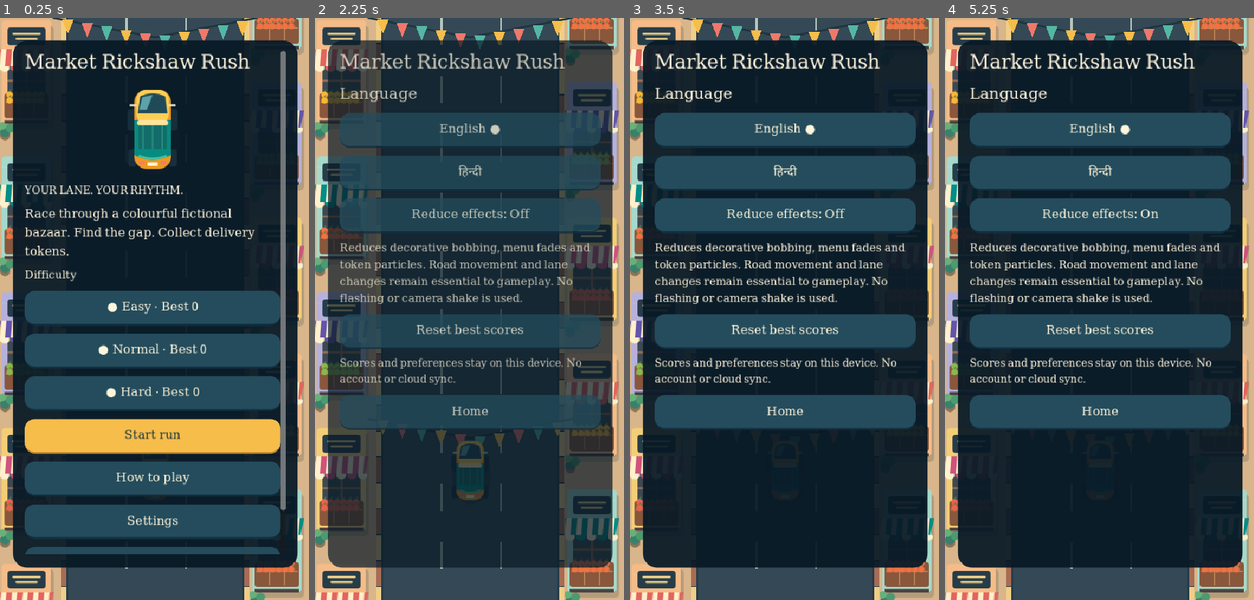
Above: before the commit, frames 1-4 (left to right).
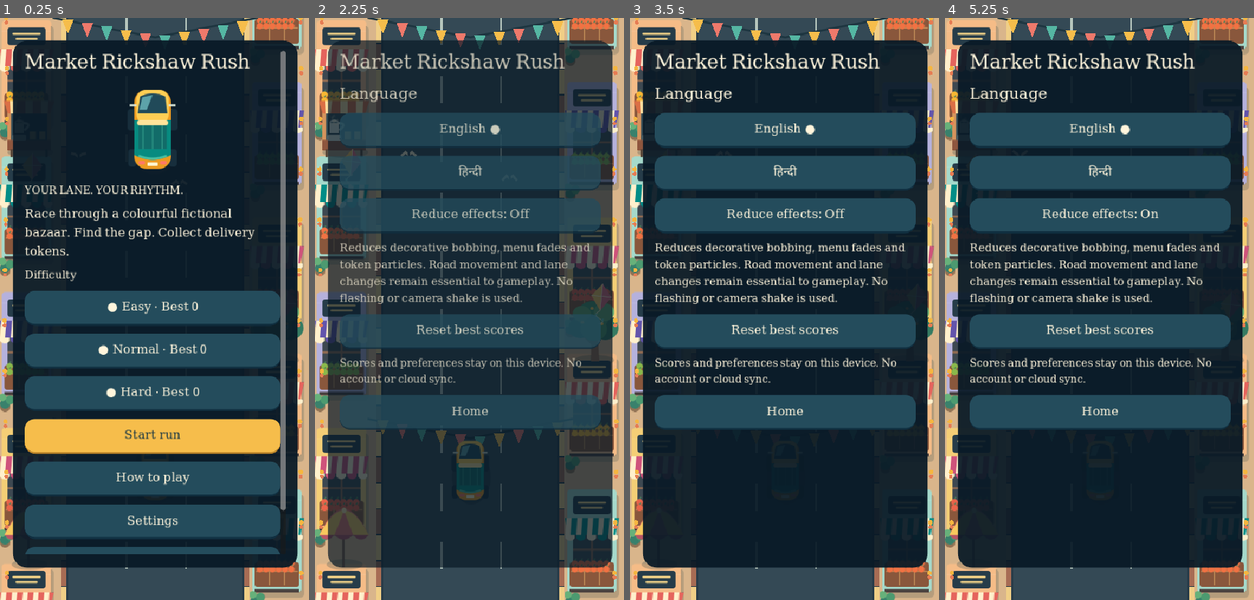
Above: after the commit, the same moments.

Repository: yogeshaneja/market-rickshaw-rush-godo
Game: Godot game, scene res://scenes/main.tscn
Same seed, same stepped clock (60 frames per second), same inputs: the game is played once before the commit and once after it.
Inputs:
- Up to frame 1 (0.25 s): no input
- Up to frame 2 (2.25 s): click "How to play" at 0.5 s; click "Home" at 1.25 s; click "Settings" at 2 s
- Up to frame 3 (3.5 s): click "English ●" at 2.75 s
- Up to frame 4 (5.25 s): click "हिन्दी" at 3.5 s; click "English" at 4.25 s; click "Reduce effects: Off" at 5 s

The runs differ from the first frame. In frame 1, 0.7% of the frame differs, in the area x 0-99%, y 0-97%; in frame 2, 1.7%; in frame 3, 0.7%; in frame 4, 0.7%.

Commit message:
Add market life, flying kites and birds with reduced-motion support [skip ci]

Diff:
--- /dev/null
+++ b/assets/art/kite.svg
@@ -0,0 +1 @@
+<svg xmlns="http://www.w3.org/2000/svg" width="56" height="96" viewBox="0 0 56 96"><path d="M28 3L51 32 28 65 5 32Z" fill="#e5687c"/><path d="M28 3v62L5 32z" fill="#fac459"/><path d="M5 32h46M28 3v62" stroke="#fff0cc" stroke-width="1.5"/><path d="M28 65q-16 10 0 18t0 12" fill="none" stroke="#fff0cc" stroke-width="1.5"/><path d="M24 74l-7-3v8zM31 85l7-3v8z" fill="#66c6b4"/></svg>
--- /dev/null
+++ b/assets/art/tea-stall.svg
@@ -0,0 +1 @@
+<svg xmlns="http://www.w3.org/2000/svg" width="88" height="110" viewBox="0 0 88 110"><ellipse cx="46" cy="98" rx="38" ry="9" fill="#243b43" opacity=".25"/><path d="M8 20h72v73H8z" fill="#d4945d"/><path d="M14 34h60v45H14z" fill="#344c56"/><path d="M2 14h84l-7 21H9z" fill="#db6f45"/><path d="M12 14h12l-2 21H13zM38 14h12v21H38zM64 14h12l-1 21H64z" fill="#ffe0a0"/><path d="M8 78h72v17H8z" fill="#8e563e"/><rect x="17" y="69" width="22" height="10" rx="2" fill="#dbe5da"/><path d="M20 67V48q8-7 15 0v19z" fill="#dbe5da"/><path d="M35 50q15 1 1 12" fill="none" stroke="#dbe5da" stroke-width="4"/><path d="M22 49h11" stroke="#56767b" stroke-width="2"/><path d="M45 64h10v13H45zM61 64h10v13H61z" fill="#f2c37a"/><path d="M15 93v13M73 93v13" stroke="#554335" stroke-width="4"/></svg>
--- /dev/null
+++ b/assets/art/tree.svg
@@ -0,0 +1 @@
+<svg xmlns="http://www.w3.org/2000/svg" width="88" height="126" viewBox="0 0 88 126"><ellipse cx="45" cy="114" rx="33" ry="10" fill="#183e41" opacity=".24"/><path d="M39 116l2-68h9l3 68z" fill="#9d6e4c"/><path d="M44 85L24 63M47 77l19-22" stroke="#9d6e4c" stroke-width="6"/><circle cx="22" cy="53" r="20" fill="#357b62"/><circle cx="63" cy="54" r="22" fill="#357b62"/><circle cx="43" cy="30" r="27" fill="#45976c"/><circle cx="24" cy="27" r="15" fill="#65ae73"/><circle cx="61" cy="24" r="17" fill="#65ae73"/><circle cx="44" cy="56" r="22" fill="#4e9e6b"/><circle cx="25" cy="43" r="3" fill="#f8ca58"/><circle cx="57" cy="46" r="3" fill="#f8ca58"/><circle cx="41" cy="17" r="3" fill="#f8ca58"/></svg>
--- /dev/null
+++ b/assets/art/umbrella.svg
@@ -0,0 +1 @@
+<svg xmlns="http://www.w3.org/2000/svg" width="88" height="98" viewBox="0 0 88 98"><ellipse cx="45" cy="85" rx="30" ry="8" fill="#1e3d46" opacity=".25"/><path d="M43 40v49" stroke="#825b44" stroke-width="4"/><path d="M3 42Q43-34 85 42Z" fill="#ea7970"/><path d="M3 42Q25 5 44 6L28 42Z" fill="#f7c85d"/><path d="M44 6q20 0 41 36H59Z" fill="#f7c85d"/><path d="M3 42q12 13 25 0 15 13 31 0 13 13 26 0" fill="#b85565"/><circle cx="44" cy="6" r="4" fill="#ffe6ab"/></svg>
--- a/docs/asset-provenance.json
+++ b/docs/asset-provenance.json
@@ -10,12 +10,17 @@
       "assets/art/stall-0.svg",
       "assets/art/stall-1.svg",
       "assets/art/stall-2.svg",
-      "assets/art/stall-3.svg"
+      "assets/art/stall-3.svg",
+      "scripts/market_life.gd",
+      "assets/art/tea-stall.svg",
+      "assets/art/tree.svg",
+      "assets/art/umbrella.svg",
+      "assets/art/kite.svg"
     ],
     "thirdPartyCharacters": false,
     "downloadedArt": false,
     "audio": "none; silent prototype",
-    "description": "Original vector illustrations: four mark …(113 unchanged characters)… l image downloads or branded characters."
+    "description": "Original vector illustrations: four mark …(113 unchanged characters)… l image downloads or branded characters. Additional original tea stall, tree, umbrella and kite illustrations, native drawn birds, garlands, steam and dust. Flying objects are decorative only."
   },
   "font": {
     "file": "assets/fonts/NotoSansDevanagari-Regular.ttf",
--- a/scripts/main.gd
+++ b/scripts/main.gd
@@ -1,4 +1,6 @@
 extends Node2D
+const MarketLife = preload("res://scripts/market_life.gd")
+var market_life = MarketLife.new()
 const Sim = preload("res://scripts/runner_sim.gd")
 const Save = preload("res://scripts/save_service.gd")
 const StoreLink = preload("res://scripts/store_link.gd")
@@ -98,8 +100,10 @@
  if is_instance_valid(countdown_label): countdown_label.text = "%s\n%d" % [word("countdown"),ceili(sim.countdown)] if sim.state == "countdown" else ""
 
 func _process(delta: float) -> void:
- effects_time += delta
- particle_time = maxf(0.0,particle_time - delta)
+ # Freeze ambient motion on pause, countdown and results, including coin bursts.
+ if not preferences.reduce_effects and (page == "home" or (page == "game" and sim.state == "running")):
+  effects_time += delta
+  particle_time = maxf(0.0,particle_time - delta)
  queue_redraw()
 
 func _clear_ui() -> void:
@@ -298,6 +302,7 @@
 
 func start_run() -> void:
  sim.begin(level,seed_value)
+ particle_time = 0.0
  reset_pending = false
  show_page("game")
 
@@ -326,6 +331,7 @@
   var y := float(i*210)+fmod(travel,210.0)
   draw_stall(Vector2(-1,y),i)
   draw_stall(Vector2(386,y+95),i+2)
+ market_life.draw_market(self,effects_time,travel,preferences.reduce_effects)
  # Overhead strings and pennants move with the road, kept above the collision zone.
  for i in range(-1,3):
   var y := float(i*620)+fmod(travel,620.0)
@@ -334,6 +340,7 @@
    var x := 96.0+j*30.0
    var sag := 28.0*(1.0-absf(x-240.0)/158.0)
    draw_colored_polygon(PackedVector2Array([Vector2(x,y+sag),Vector2(x+18,y+sag),Vector2(x+9,y+sag+22)]),[GOLD,CORAL,MINT][j%3])
+ market_life.draw_flying(self,effects_time,preferences.reduce_effects)
  if page in ["game","pause","results"]:
   for row in sim.rows:
    var y: float = 700.0 - (row.at - sim.distance)
@@ -341,6 +348,8 @@
    for blocked in row.blocked: draw_hazard(Vector2(lane_x(float(blocked)),y),row.kind)
    if not row.collected: draw_token(Vector2(lane_x(float(row.safe)),y))
  var bob: float = sin(effects_time*9.0)*1.5 if page == "game" and not preferences.reduce_effects and sim.state == "running" else 0.0
+ if page == "game" and sim.state == "running" and not preferences.reduce_effects:
+  market_life.draw_dust(self,Vector2(lane_x(sim.x),700),effects_time)
  draw_rickshaw(Vector2(lane_x(sim.x),700+bob))
  if particle_time > 0.0 and not preferences.reduce_effects:
   for i in range(12):
--- /dev/null
+++ b/scripts/market_life.gd
@@ -0,0 +1,51 @@
+extends RefCounted
+# Decorative only: no collision shapes, RNG calls, timers or spawned nodes.
+const TEA = preload("res://assets/art/tea-stall.svg")
+const TREE = preload("res://assets/art/tree.svg")
+const UMBRELLA = preload("res://assets/art/umbrella.svg")
+const KITE = preload("res://assets/art/kite.svg")
+const CREAM = Color("fff0cc")
+
+func draw_market(canvas: Node2D, time: float, travel: float, reduced: bool) -> void:
+ var t: float = 0.0 if reduced else time
+ for i in range(-1,4):
+  var y := float(i*320)+fmod(travel,320.0)
+  var left := i%2 == 0
+  var x := 4.0 if left else 390.0
+  var art: Texture2D = TEA if posmod(i,3)==0 else TREE if posmod(i,3)==1 else UMBRELLA
+  # Small alternating street-side illustrations; all stay outside the road.
+  canvas.draw_texture_rect(art,Rect2(x,y+115,82,104),false)
+  if art == TEA:
+   for puff in range(3):
+    var phase := fmod(t*0.4+float(puff)/3.0,1.0)
+    canvas.draw_arc(Vector2(x+26+sin(phase*5.0)*3,y+165-phase*19),3+phase*3,PI*0.2,PI*1.4,8,Color(1,0.94,0.8,(1-phase)*0.45),1.5,true)
+ # Flower garlands remain on the pavement and sway gently, never over hazards.
+ for side in [9.0,464.0]:
+  for j in range(12):
+   var y := float(j)*78.0+fmod(travel,78.0)
+   var sway := sin(t*1.7+j*0.7)*2.0
+   canvas.draw_circle(Vector2(side+sway,y),3.5,Color("f5b640"))
+   canvas.draw_circle(Vector2(side+sway,y+7),3,Color("e67c54"))
+
+func draw_flying(canvas: Node2D, time: float, reduced: bool) -> void:
+ var t: float = 0.0 if reduced else time
+ # Kites stay over the left/right pavement, away from the player's driving lane.
+ for i in range(2):
+  var at := Vector2(48 if i==0 else 432,230+i*220)
+  at += Vector2(sin(t*0.65+i)*10,cos(t*0.85+i)*12)
+  canvas.draw_set_transform(at,sin(t*0.7+i)*0.10)
+  canvas.draw_texture_rect(KITE,Rect2(-19,-35,38,65),false)
+  canvas.draw_set_transform(Vector2.ZERO)
+ # Three birds cross only the far/top part of the road. Hazards are drawn later.
+ for i in range(3):
+  var at := Vector2(fposmod(t*22.0+i*156.0,560.0)-40.0,165.0+i*43.0+sin(t*1.2+i)*7.0)
+  var wing := sin(t*7.0+i)*6.0
+  canvas.draw_polyline(PackedVector2Array([at+Vector2(-11,-3-wing),at+Vector2(-5,-4),at,at+Vector2(5,-4),at+Vector2(11,-3-wing)]),CREAM,2.5,true)
+  canvas.draw_line(at-Vector2(0,3),at+Vector2(1,5),Color("304452"),2,true)
+
+func draw_dust(canvas: Node2D, at: Vector2, time: float) -> void:
+ # Fixed eight-puff pool, drawn directly; no allocations of particle nodes per frame.
+ for i in range(8):
+  var phase := fmod(time*1.5+float(i)/8.0,1.0)
+  var side := -1.0 if i%2==0 else 1.0
+  canvas.draw_circle(at+Vector2(side*(18+phase*15),35+phase*48),2+phase*5,Color(0.94,0.81,0.59,(1-phase)*0.20))
--- a/tests/test_ui.gd
+++ b/tests/test_ui.gd
@@ -47,6 +47,30 @@
  game.licenses_open = true
  game.show_page("about")
  check(is_instance_valid(game.panel),"offline licenses accessible")
+ # Decorative motion must stop with game pause/results and the reduced-motion setting.
+ game.preferences.reduce_effects = false
+ game.start_run()
+ var before: float = game.effects_time
+ game._process(0.25)
+ check(game.effects_time > before,"ambient motion runs during driving")
+ game.particle_time = 0.4
+ game.pause_run()
+ before = game.effects_time
+ game._process(0.25)
+ check(game.effects_time == before and game.particle_time == 0.4,"pause freezes ambient motion and bursts")
+ game.resume_run()
+ game._process(0.25)
+ check(game.effects_time == before,"countdown freezes ambient motion")
+ game.start_run()
+ game.preferences.reduce_effects = true
+ before = game.effects_time
+ game._process(0.25)
+ check(game.effects_time == before,"reduced effects freeze decorative clock")
+ game.preferences.reduce_effects = false
+ game.show_page("results")
+ before = game.effects_time
+ game._process(0.25)
+ check(game.effects_time == before,"results freeze ambient motion")
  print("UI store checks")
  var config := {"published":false,"listing_verified":false,"package_id":"com.example.racer"}
  var calls: Array = []
Not shown, changed: docs/verification.md
